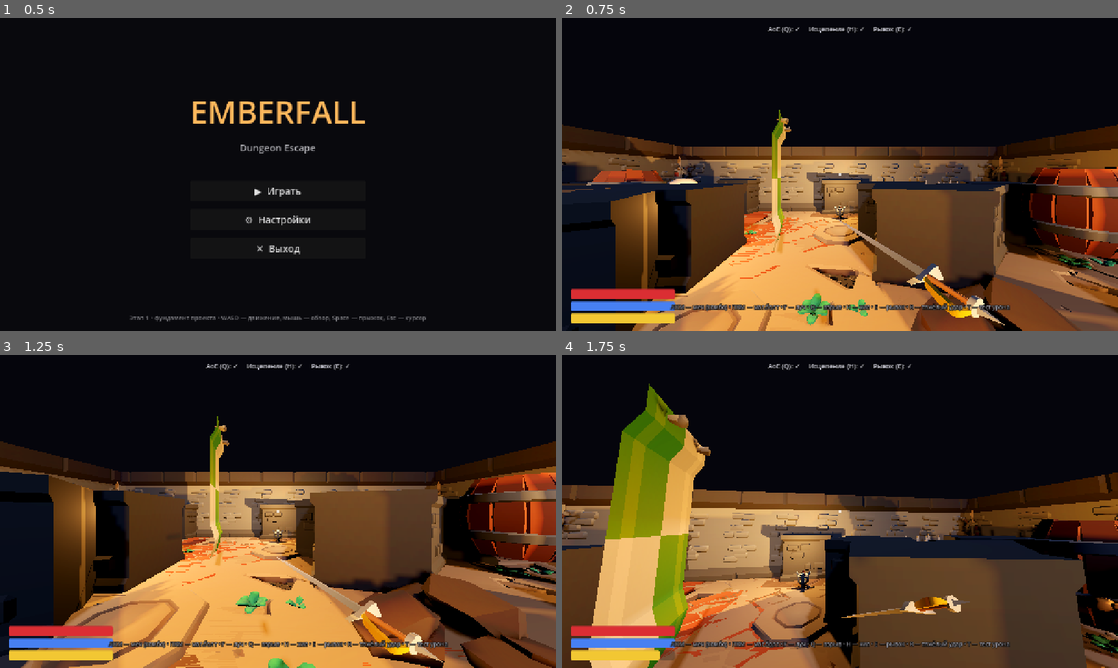
Above: before the commit, frames 1-4 (two rows, left to right).
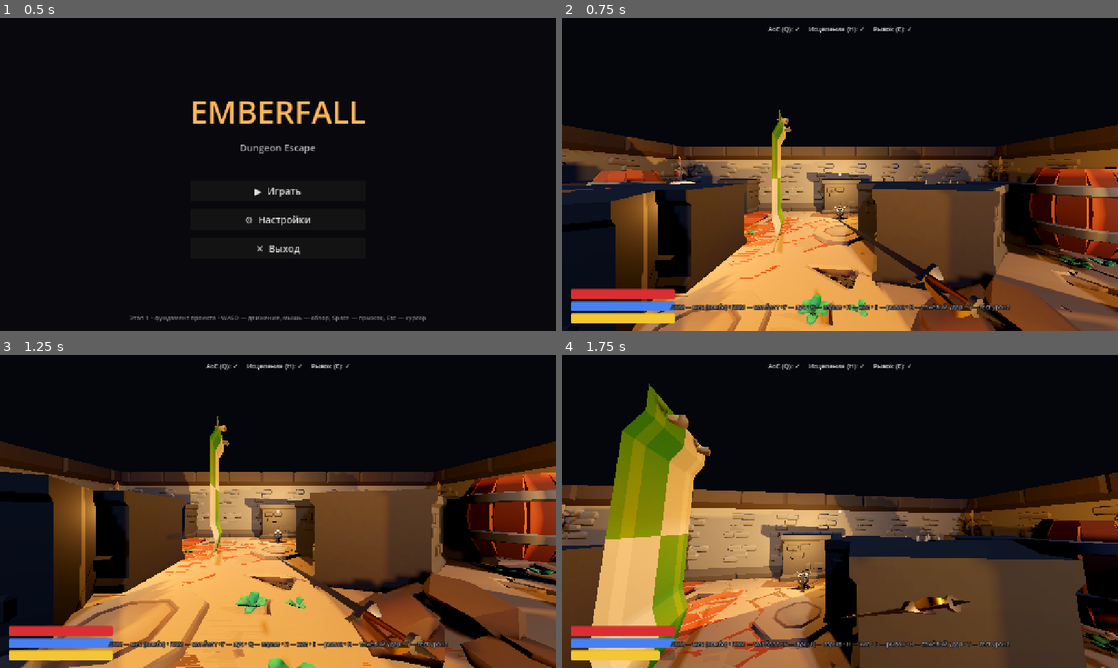
Above: after the commit, the same moments.

Repository: maksummatatov10-spec1231/AgentNeyro
Game: Godot game, scene res://scenes/ui/main_menu.tscn
Two runs of this game, one before a commit and one after it. Both use one fixed random seed, a clock stepped at 60 frames per second and the inputs below.
Inputs (mouse positions are in pixels of both pictures, inside the frame that each line leads up to):
- Up to frame 1 (0.5 s): no input
- Up to frame 2 (0.75 s): click "▶ Играть" at 0.5 s
- Up to frame 3 (1.25 s): no input
- Up to frame 4 (1.75 s): move the mouse to (867, 511) at 1.27 s; hold W (move_forward) from 1.28 s (still down); tap R (attack_heavy) at 1.35 s; click (867, 511) at 1.42 s; tap Space (jump) at 1.52 s

Frame 1 is identical in both runs. In frame 2, 1.5% of the frame differs, in the area x 8-100%, y 43-99%; in frame 3, 1.3%; in frame 4, 1.5%, in the area x 21-100%, y 44-100%.

Commit message:
fix(stage3.2): анимации скелетов резолвятся + меч текстурирован + 1 меч
- АНИМАЦИИ (1100 варнингов "couldn't resolve track"): треки Rig_Medium имеют
  путь "Rig_Medium/Skeleton3D:bone". root_node AnimationPlayer теперь =
  РОДИТЕЛЬ узла "Rig_Medium" (GLB-корень), а не сам Skeleton3D → все треки
  резолвятся, анимации проигрываются, варнинги исчезают.
- МЕЧ: FBX 50Swords содержит битый текстурный путь (Windows temp) → накладываем
  свой материал sword_material.tres (c.png). Удалены 49 неиспользуемых мечей
  (оставлен Sword228) — нет floods ошибок импорта.

Co-authored-by: arena-agent <297053741+arena-agent@users.noreply.github.com>

Diff:
--- /dev/null
+++ b/materials/sword_material.tres
@@ -0,0 +1,8 @@
+[gd_resource type="StandardMaterial3D" format=3 load_steps=2]
+
+[ext_resource type="Texture2D" path="res://assets/props/swords/c.png" id="1_c"]
+
+[resource]
+albedo_texture = ExtResource("1_c")
+metallic = 0.85
+roughness = 0.35
--- a/scripts/enemy/skeleton_enemy.gd
+++ b/scripts/enemy/skeleton_enemy.gd
@@ -30,14 +30,17 @@
 
 # ---------- анимация ----------
 func _setup_animation() -> void:
-	var skel = _find_node_of_type(self, "Skeleton3D")
-	if skel == null:
+	# Треки Rig_Medium имеют путь "Rig_Medium/Skeleton3D:bone" относительно
+	# корня GLB. Поэтому root_node AnimationPlayer = РОДИТЕЛЬ узла "Rig_Medium".
+	var rig = _find_node_by_name(self, "Rig_Medium")
+	if rig == null:
 		return
+	var anim_root = rig.get_parent()
 	_anim = AnimationPlayer.new()
 	add_child(_anim)
-	_anim.root_node = _anim.get_path_to(skel)
+	_anim.root_node = _anim.get_path_to(anim_root)
 	# Собираем все анимации Rig_Medium в одну библиотеку "rig"
-	var rig := AnimationLibrary.new()
+	var riglib := AnimationLibrary.new()
 	for path in ANIM_GLB:
 		if not ResourceLoader.exists(path):
 			continue
@@ -50,11 +53,20 @@
 			for libname in src.get_animation_library_list():
 				var lib = src.get_animation_library(libname)
 				for an in lib.get_animation_list():
-					if an != "RESET" and not rig.has_animation(an):
-						rig.add_animation(an, lib.get_animation(an))
+					if an != "RESET" and not riglib.has_animation(an):
+						riglib.add_animation(an, lib.get_animation(an))
 		inst.queue_free()
-	_anim.add_animation_library("rig", rig)
+	_anim.add_animation_library("rig", riglib)
 	_play("Idle_A")
+
+func _find_node_by_name(n: Node, nm: String) -> Node:
+	if n.name == nm:
+		return n
+	for c in n.get_children():
+		var r = _find_node_by_name(c, nm)
+		if r != null:
+			return r
+	return null
 
 func _play(anim_name: String) -> void:
 	if _anim == null or _dead:
--- a/scripts/player/player_controller.gd
+++ b/scripts/player/player_controller.gd
@@ -397,14 +397,15 @@
 		return
 	var inst = res.instantiate()
 	viewmodel.add_child(inst)
-	# НЕ накладываем свой материал — пусть работает PBR-материал меча (color/m/r)
+	# FBX-материал меча битый (Windows temp-путь) → накладываем свой (c.png)
+	_apply_mat(inst)
 	viewmodel.position = Vector3(0.34, -0.40, -0.62)
 	viewmodel.rotation = Vector3(deg_to_rad(-90), deg_to_rad(-20), deg_to_rad(45))
 	viewmodel.scale = Vector3(0.6, 0.6, 0.6)
 
 func _apply_mat(n: Node) -> void:
 	if n is MeshInstance3D:
-		n.material_override = load("res://materials/viewmodel_sword.tres")
+		n.material_override = load("res://materials/sword_material.tres")
 	for c in n.get_children():
 		_apply_mat(c)
 
Binary file removed: assets/props/swords/Sword115.fbx
Binary file removed: assets/props/swords/Sword121.fbx
Binary file removed: assets/props/swords/Sword123.fbx
Binary file removed: assets/props/swords/Sword132.fbx
Binary file removed: assets/props/swords/Sword134.fbx
Binary file removed: assets/props/swords/Sword138.fbx
Binary file removed: assets/props/swords/Sword154.fbx
Binary file removed: assets/props/swords/Sword172.fbx
Binary file removed: assets/props/swords/Sword249.fbx
Binary file removed: assets/props/swords/Sword275.fbx
Binary file removed: assets/props/swords/Sword283.fbx
Binary file removed: assets/props/swords/Sword289.fbx
(and 39 more such lines)
